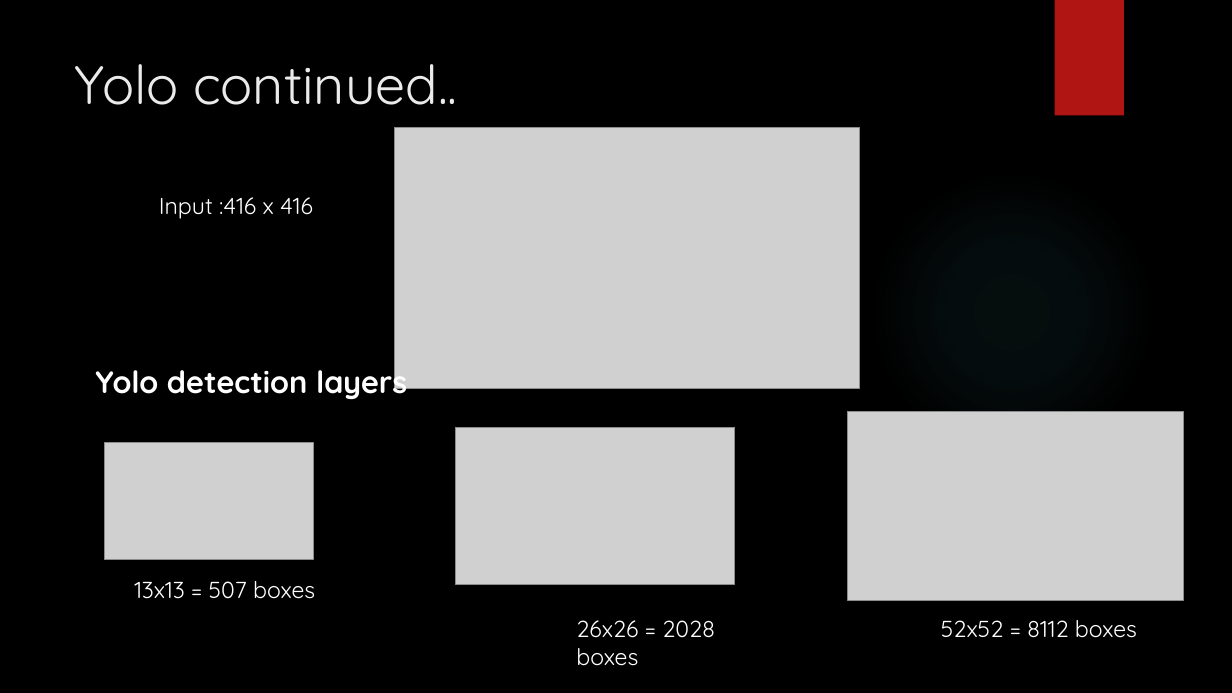
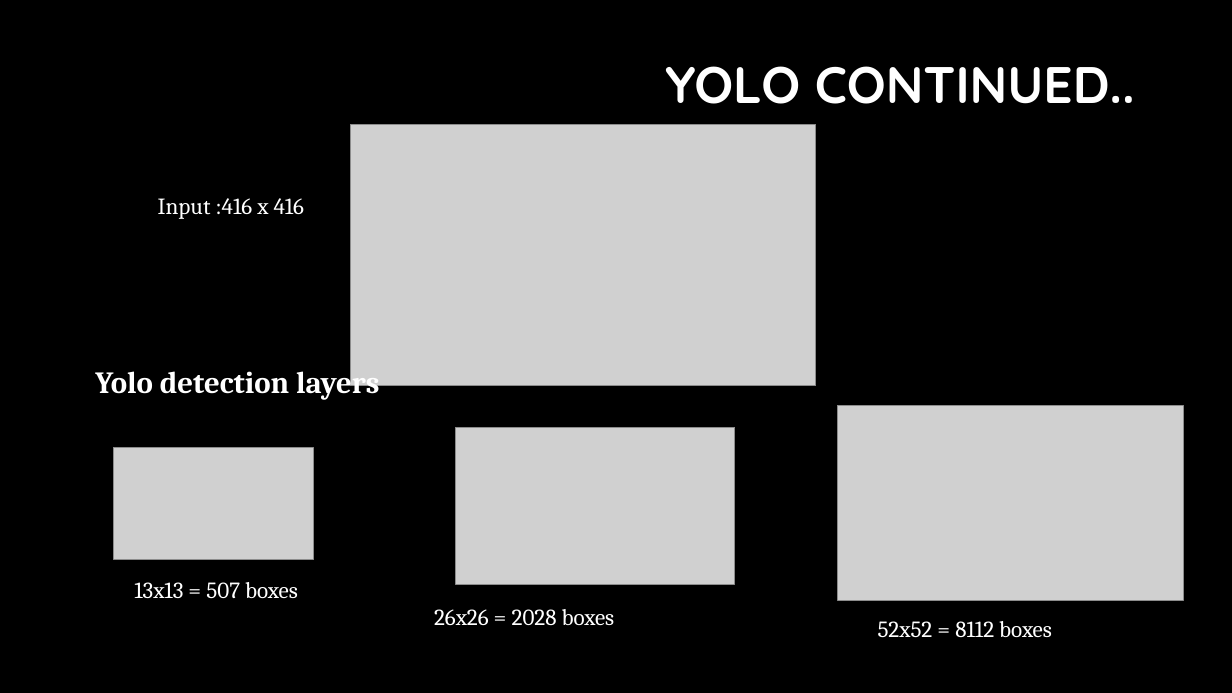
Before and after one commit to LukeHerbst/autocheckout_yolo, a slide deck: slide 17 of AI Automated checkout [Autosaved].pptx (slide 9 before the commit). Drawn at 1232x693 pixels with LibreOffice and Linux fonts; fonts in the diff are those of the drawing; grey boxes stand for pictures; background and template pictures are left out. Boxes give left, top, right and bottom in pixels: in the first picture for what was removed or moved away, otherwise in the second. Text is boxed around its words. In the diff, an @@ line names an element or a change of style, - is before the commit and + after.

```diff
--- a/AI Automated checkout [Autosaved].pptx
+++ b/AI Automated checkout [Autosaved].pptx
@@ title "YOLO CONTINUED.." at [665, 66, 1135, 104]: vertical alignment top to middle @@
@@ rectangle removed at [1055, 0, 1124, 116] @@
@@ title at [665, 66, 1135, 104]: text changed; size 42 to 40 pt; text colour #EBEBEB to #FFFFFF; bold on @@
-Yolo continued..
+YOLO CONTINUED..
@@ picture: place and size @@
-picture at [394, 128, 859, 389]
+picture at [350, 125, 815, 386]
@@ ellipse removed at [870, 169, 1154, 454] @@
@@ picture: place and size @@
-picture at [848, 411, 1184, 600]
+picture at [837, 406, 1183, 600]
@@ picture: place and size @@
-picture at [104, 442, 314, 559]
+picture at [114, 447, 313, 559]
@@ font Quicksand to Cambria in 5 elements at [158, 198, 305, 219], [134, 582, 298, 599], [95, 365, 379, 400], [878, 621, 1052, 638], [434, 609, 615, 625] @@
@@ text "26x26 = 2028 boxes": place and size @@
-text "26x26 = 2028 boxes" at [576, 620, 715, 666]
+text "26x26 = 2028 boxes" at [434, 609, 615, 625]
@@ text "52x52 = 8112 boxes": place and size @@
-text "52x52 = 8112 boxes" at [941, 620, 1137, 638]
+text "52x52 = 8112 boxes" at [878, 621, 1052, 638]
```
Also in this commit, not shown: 11 other slides changed, 7 slides added, 4 slides removed, 5 other files.
